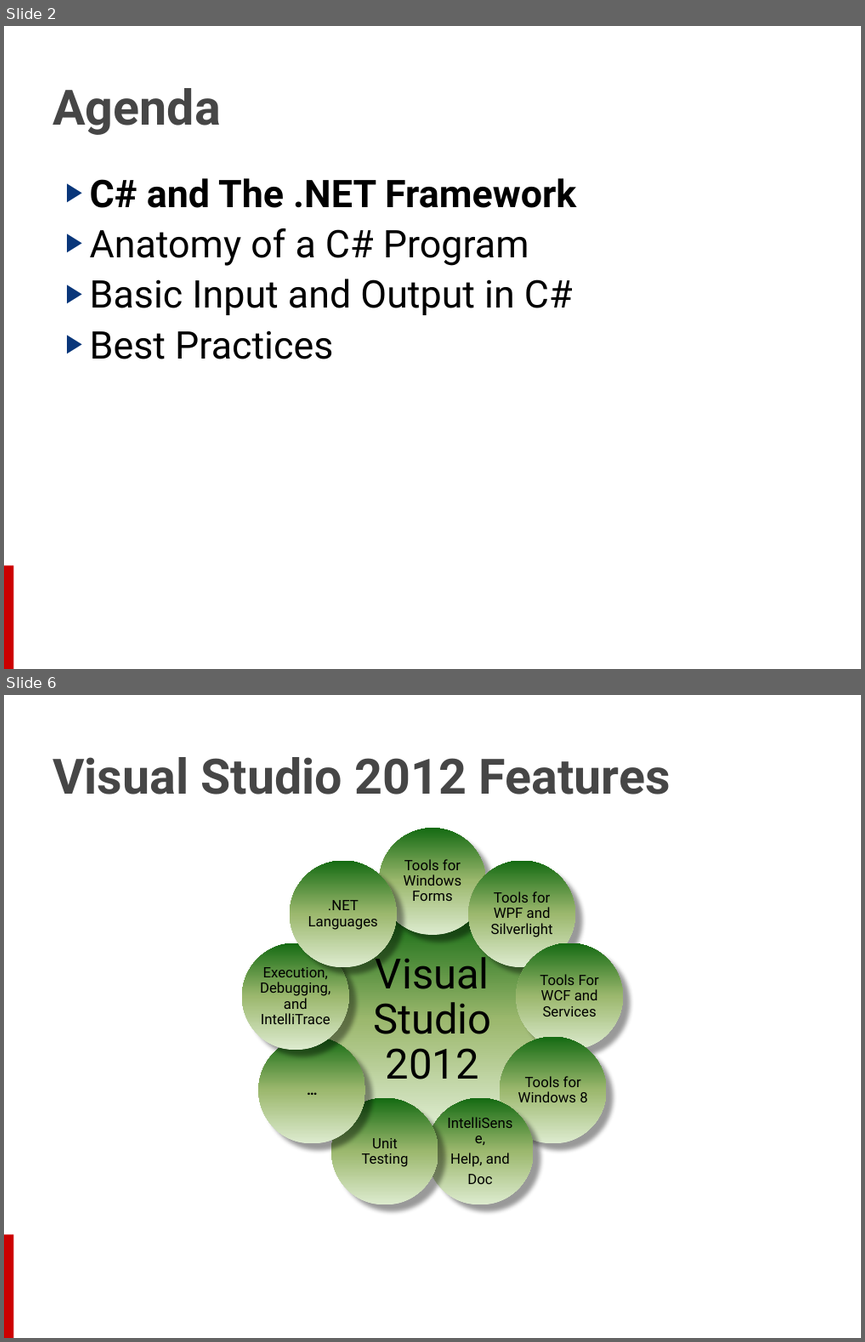
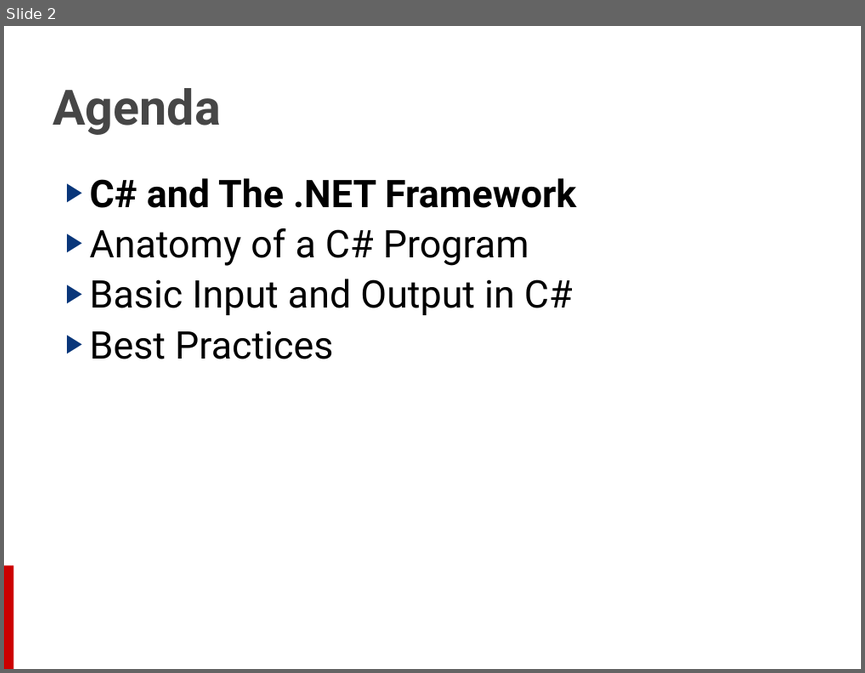
Before and after one commit to martinesmann/cs-70-483, a slide deck: Modules/Module 01 - Introduction to C#, .NET and VS/01 - Introduction to C#, .NET and VS.pptx. Shown one above the other, each under a label of ours: slides 2 and 6 before the commit, slide 2 after it; the slides between them are not shown. The pictures are 865x1342 and 865x673 pixels, drawn with LibreOffice and Linux fonts; fonts in the diff are those of the drawing; background and template pictures are left out. Boxes give left, top, right and bottom in pixels: in the first picture for what was removed or moved away, otherwise in the second. Text is boxed around its words. In the diff, an @@ line names an element or a change of style, - is before the commit and + after.

```diff
--- a/Modules/Module 01 - Introduction to C#, .NET and VS/01 - Introduction to C#, .NET and VS.pptx
+++ b/Modules/Module 01 - Introduction to C#, .NET and VS/01 - Introduction to C#, .NET and VS.pptx
@@ slide 6 removed at (x1=4, y1=695, x2=861, y2=1338), background #FFFFFF; not listed: 1 template element that a slide beside it also shows @@
@@ title removed at (x1=52, y1=757, x2=670, y2=794) @@
-Visual Studio 2012 Features
@@ group removed at (x1=242, y1=828, x2=624, y2=1205): 10 ellipses, 10 texts @@
-Visual Studio 2012
-Tools for Windows Forms
-Tools for WPF and Silverlight
-Tools For WCF and Services
-Tools for Windows 8
-IntelliSense,
-Help, and
-Doc
-Unit Testing
-…
-Execution, Debugging, and IntelliTrace
-.NET Languages
```
Also in this commit, not shown: 10 slides changed, 4 other slides removed, 5 other files.
